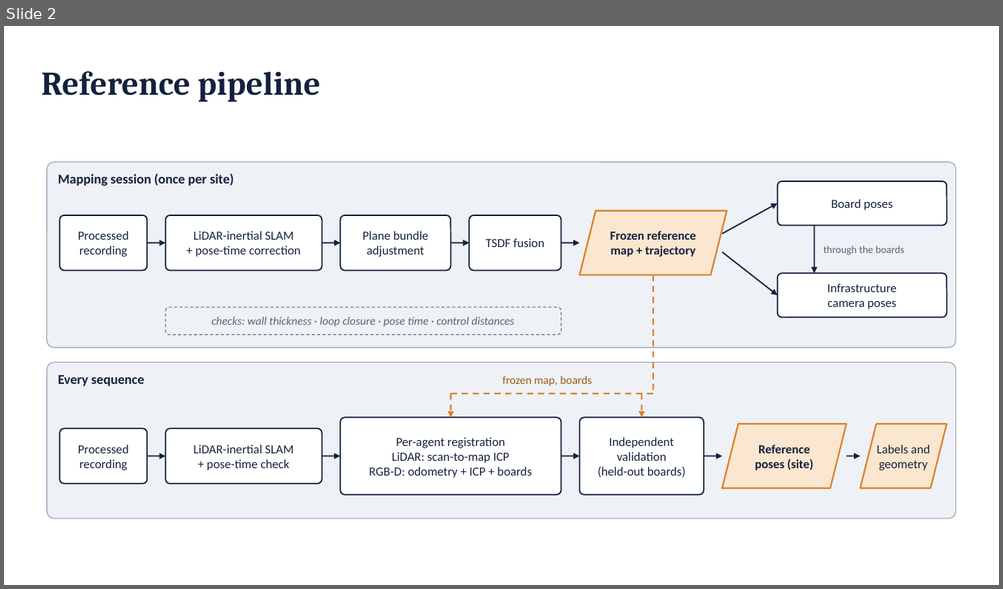
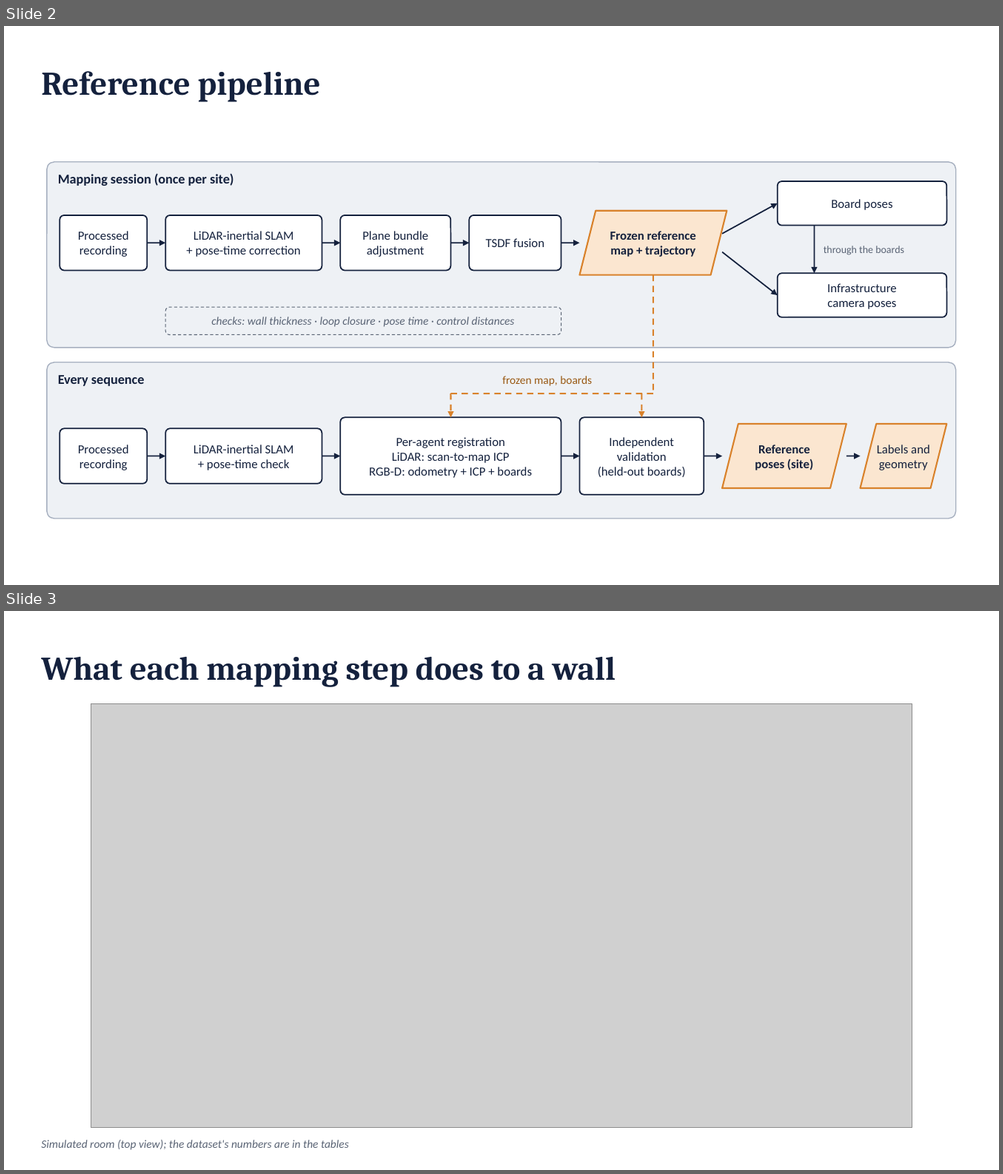
Before and after one commit to jorichee14/Others, a slide deck: scoop_testbed_paper/figs/fig_refpipeline.pptx. Shown one above the other, each under a label of ours: slide 2 before the commit, slides 2 and 3 after it. The pictures are 1003x589 and 1003x1174 pixels, drawn with LibreOffice and Linux fonts; fonts in the diff are those of the drawing; grey boxes stand for pictures. Boxes give left, top, right and bottom in pixels: in the first picture for what was removed or moved away, otherwise in the second. Text is boxed around its words. In the diff, an @@ line names an element or a change of style, - is before the commit and + after.

```diff
--- a/scoop_testbed_paper/figs/fig_refpipeline.pptx
+++ b/scoop_testbed_paper/figs/fig_refpipeline.pptx
@@ slide 3 added at [4, 611, 999, 1170], background #FFFFFF @@
@@ text added at [41, 656, 615, 687], 32 pt, text #14213D, bold @@
+What each mapping step does to a wall
@@ picture added at [91, 704, 912, 1128] @@
@@ text added at [41, 1140, 349, 1150], 11 pt, text #5A6475, italic @@
+Simulated room (top view); the dataset's numbers are in the tables
```
Also in this commit, not shown: 4 other files.
